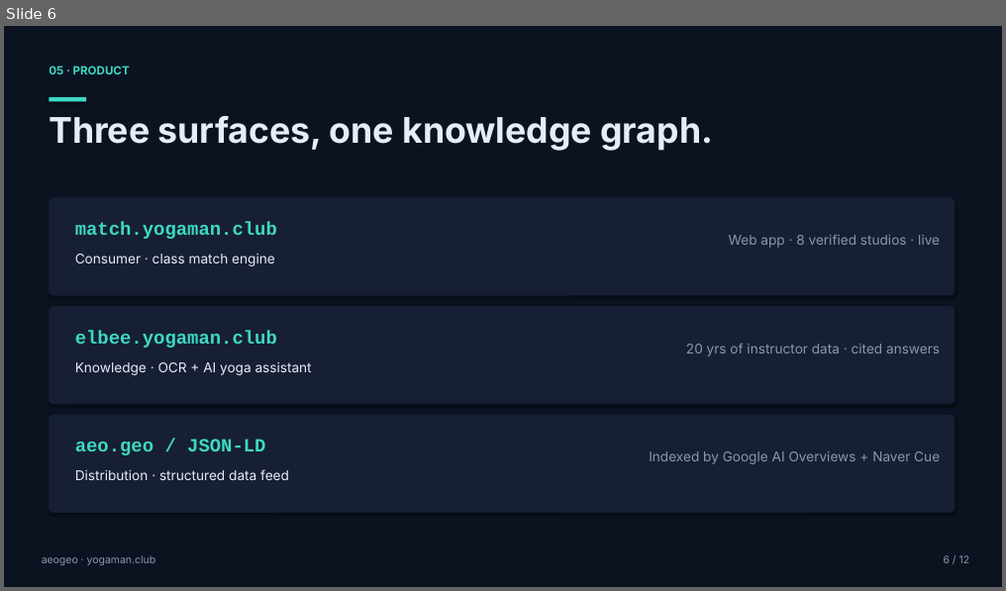
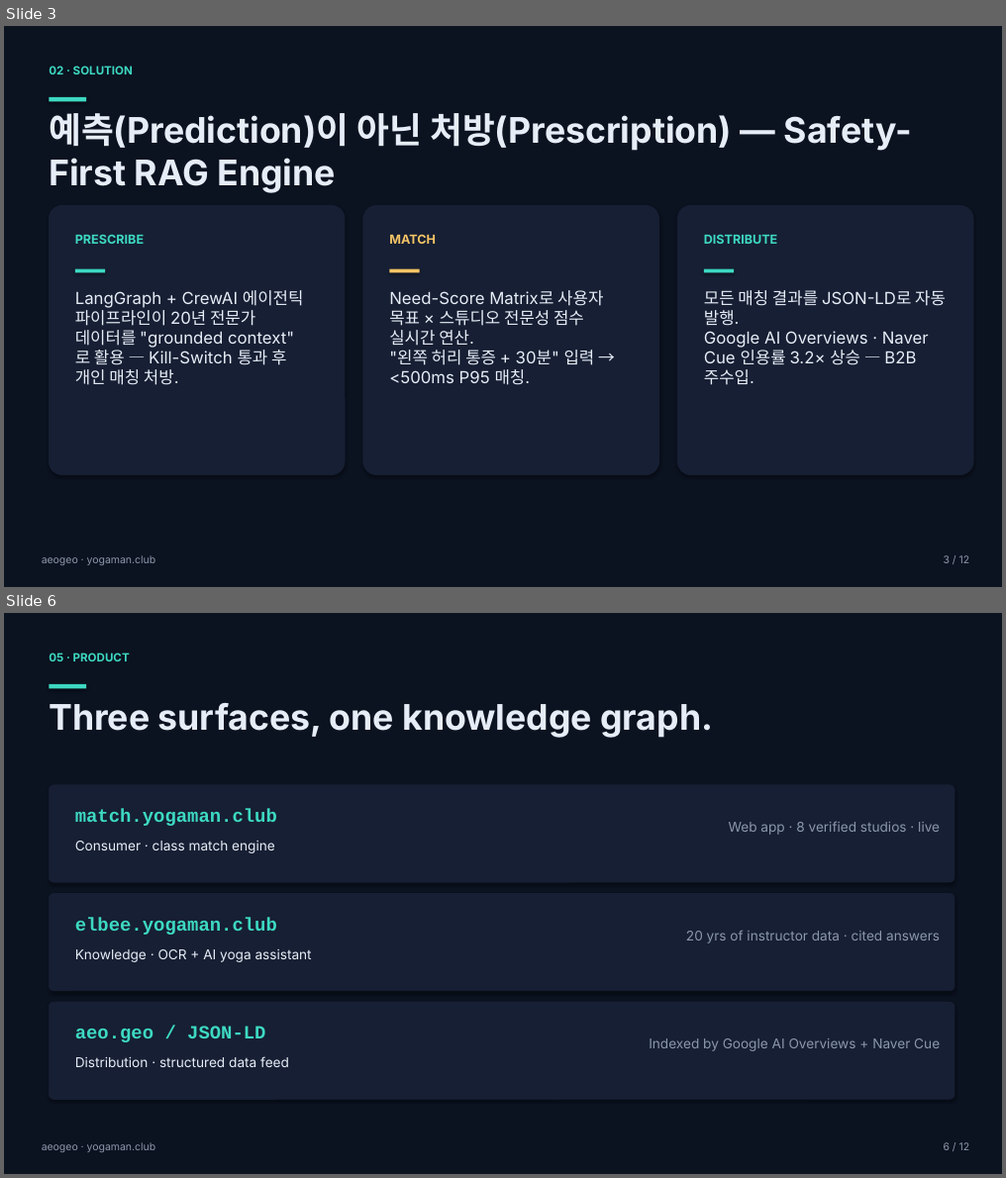
Before and after one commit to prgrms-aibe-devcourse/AIBE5_FinalProject_Team11, a slide deck: pitch/aeogeo_pitch_deck.pptx. Shown one above the other, each under a label of ours: slide 6 before the commit, slides 3 and 6 after it; the slides between them are not shown. The pictures are 1006x591 and 1006x1178 pixels, drawn with LibreOffice and Linux fonts; fonts in the diff are those of the drawing. Boxes give left, top, right and bottom in pixels: in the first picture for what was removed or moved away, otherwise in the second. Text is boxed around its words. In the diff, an @@ line names an element or a change of style, - is before the commit and + after.

```diff
--- a/pitch/aeogeo_pitch_deck.pptx
+++ b/pitch/aeogeo_pitch_deck.pptx
@@ slide 3 added at [4, 26, 1002, 587], background #FFFFFF @@
@@ rectangle added at [4, 26, 1002, 587], fill #0B1220 @@
@@ text added at [49, 66, 133, 75], 11 pt, text #3DD9C2, bold @@
+02 · SOLUTION
@@ rectangle added at [49, 97, 86, 101], fill #3DD9C2 @@
@@ text added at [49, 113, 912, 193], 34 pt, text #E6EDF7, bold @@
+예측(Prediction)이 아닌 처방(Prescription) — Safety-First RAG Engine
@@ rounded rectangle added at [49, 205, 345, 475], fill #161F33, outline #161F33 1 pt @@
@@ rounded rectangle added at [363, 205, 659, 475], fill #161F33, outline #161F33 1 pt @@
@@ rounded rectangle added at [678, 205, 973, 475], fill #161F33, outline #161F33 1 pt @@
@@ text added at [75, 235, 144, 244], 12 pt, text #3DD9C2, bold @@
+PRESCRIBE
@@ text added at [389, 234, 436, 244], 12 pt, text #F5C466, bold @@
+MATCH
@@ text added at [704, 235, 777, 244], 12 pt, text #3DD9C2, bold @@
+DISTRIBUTE
@@ rectangle added at [75, 270, 105, 274], fill #3DD9C2 @@
@@ text added at [75, 290, 304, 385], 16 pt, text #E6EDF7 @@
+LangGraph + CrewAI 에이전틱 파이프라인이 20년 전문가 데이터를 "grounded context"
+로 활용 — Kill-Switch 통과 후 개인 매칭 처방.
@@ rectangle added at [389, 270, 420, 274], fill #F5C466 @@
@@ text added at [389, 290, 603, 385], 16 pt, text #E6EDF7 @@
+Need-Score Matrix로 사용자 목표 × 스튜디오 전문성 점수 실시간 연산.
+"왼쪽 허리 통증 + 30분" 입력 → <500ms P95 매칭.
@@ rectangle added at [704, 270, 734, 274], fill #3DD9C2 @@
@@ text added at [704, 290, 945, 385], 16 pt, text #E6EDF7 @@
+모든 매칭 결과를 JSON-LD로 자동 발행.
+Google AI Overviews · Naver Cue 인용률 3.2× 상승 — B2B 주수입.
@@ text added at [42, 556, 156, 566], 10 pt, text #8B97AA @@
+aeogeo · yogaman.club
@@ text added at [944, 556, 970, 564], 10 pt, text #8B97AA @@
+3 / 12
```
Also in this commit, not shown: 7 slides changed, 2 other slides added, 3 slides removed, 10 other files.
